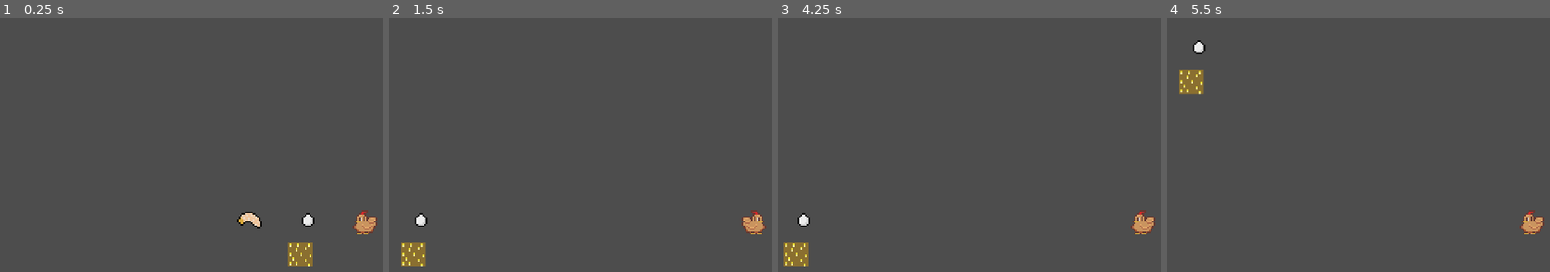
Above: before the commit, frames 1-4 (left to right).
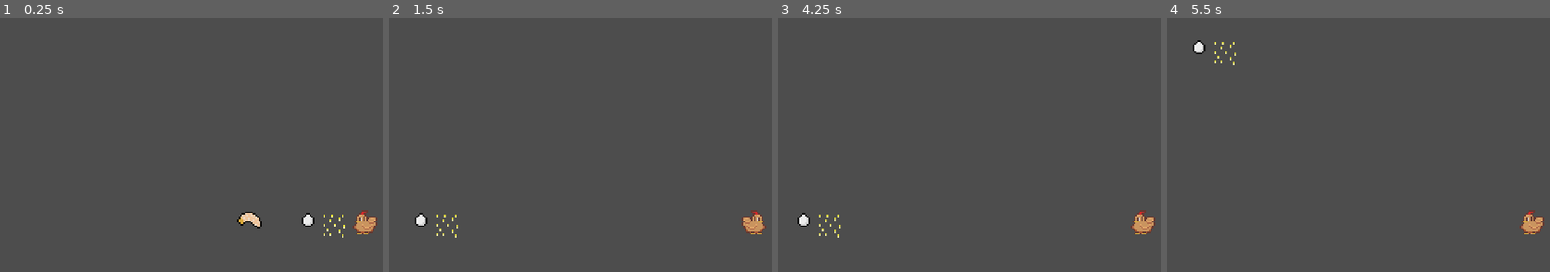
Above: after the commit, the same moments.

Repository: jordonbigelow/Chicken-Egg-Laying-Game
Game: Godot game, scene res://scenes/game_scene.tscn
The game is run twice, just before and just after one commit, with the same random seed, the same clock (stepped at 60 frames per second) and the same inputs. The project has no main scene, so this scene is started directly.
Inputs (mouse positions are in pixels of both pictures, inside the frame that each line leads up to):
- Up to frame 1 (0.25 s): no input
- Up to frame 2 (1.5 s): tap Enter at 0.5 s; move the mouse to (outside the picture) at 0.52 s; hold D (move_right) 0.53-1.25 s; hold Enter 0.53-1.25 s; click (outside the picture) at 0.67 s; drag from (607, 246) to (419, 221) at 1.27 s
- Up to frame 3 (4.25 s): tap Space at 2, 3.5 s; move the mouse to (outside the picture) at 2.02 s; hold D (move_right) 2.03-2.75 s; tap J at 2.1 s; tap Enter at 2.75 s; drag from (outside the picture) to (919, 162) at 2.77 s; move the mouse to (outside the picture) at 3.52 s; hold A (move_left) from 3.53 s (still down); hold Tab from 3.53 s (still down)
- Up to frame 4 (5.5 s): release A (move_left) at 4.25 s; release Tab at 4.25 s; drag from (1308, 162) to (1197, 221) at 4.27 s; tap Enter at 5 s; move the mouse to (outside the picture) at 5.02 s; hold S (move_down) from 5.03 s (still down); hold Shift from 5.03 s (still down); click (outside the picture) at 5.17 s

The runs differ from the first frame. In frame 1, 0.7% of the frame differs, in the area x 75-91%, y 77-98%; in frame 2, 0.7%; in frame 3, 0.7%; in frame 4, 0.7%, in the area x 3-19%, y 9-31%.

Commit message:
updated the corn_kernels sprite, removed the brown background

Diff:
--- a/scenes/game_scene.tscn
+++ b/scenes/game_scene.tscn
@@ -3,7 +3,7 @@
 [ext_resource type="PackedScene" uid="uid://ts2avibw1nus" path="res://scenes/chicken.tscn" id="1_7k46i"]
 [ext_resource type="PackedScene" uid="uid://bjqfklmwvk87m" path="res://scenes/basic_egg.tscn" id="2_pvm7h"]
 [ext_resource type="PackedScene" uid="uid://cin7nlq0p4dac" path="res://scenes/larvae.tscn" id="3_k58q1"]
-[ext_resource type="Texture2D" uid="uid://bqggmqv4hn0vr" path="res://assets/corn-kernels.png" id="4_m3iyk"]
+[ext_resource type="PackedScene" uid="uid://byac7j8g0eqab" path="res://scenes/corn_kernels.tscn" id="4_tffen"]
 
 [node name="Game Scene" type="Node2D"]
 
@@ -21,6 +21,5 @@
 [node name="Larvae" parent="." instance=ExtResource("3_k58q1")]
 position = Vector2(146, 125)
 
-[node name="Corn-kernels" type="Sprite2D" parent="."]
-position = Vector2(179, 147)
-texture = ExtResource("4_m3iyk")
+[node name="CornKernels" parent="." instance=ExtResource("4_tffen")]
+position = Vector2(201, 128)
Binary file changed: assets/corn-kernels.png
Not shown, changed: assets/corn-kernels.png.import
Not shown: 1 places in scenes/corn_kernels.tscn that only renumber resources
